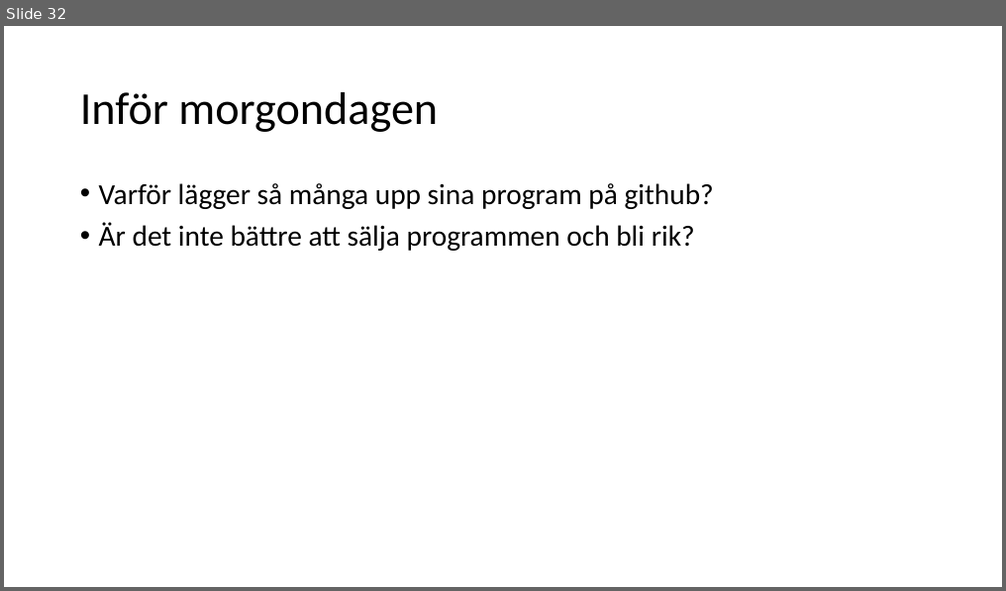
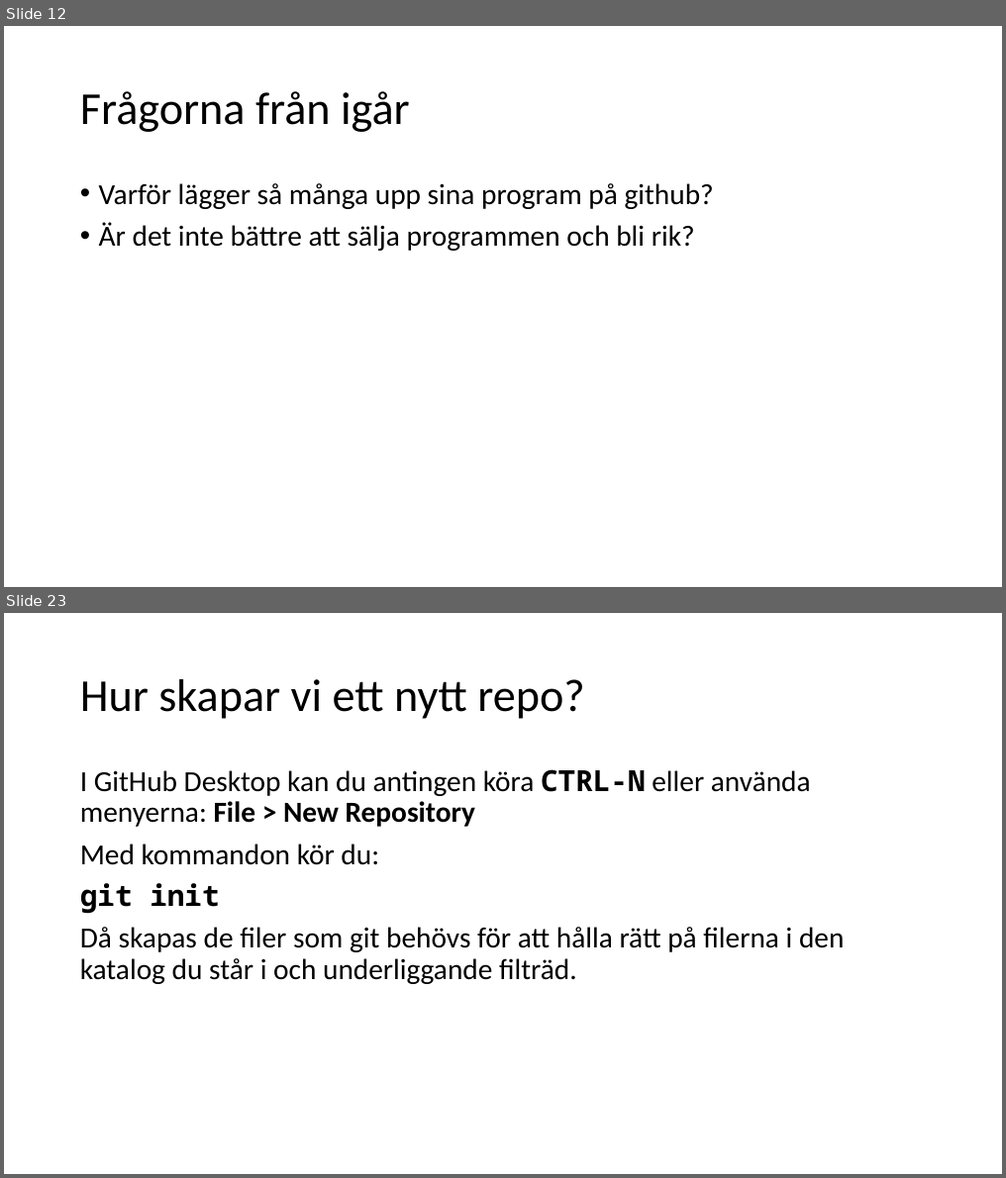
Before and after one commit to Rnqst/Lexicon-PRG122-gavle-2022, a slide deck: prg122 tisdag.odp. Shown one above the other, each under a label of ours: slide 32 before the commit, slides 12 and 23 after it; the slides between them are not shown. The pictures are 1006x591 and 1006x1178 pixels, drawn with LibreOffice and Linux fonts; fonts in the diff are those of the drawing. Boxes give left, top, right and bottom in pixels: in the first picture for what was removed or moved away, otherwise in the second. Text is boxed around its words. In the diff, an @@ line names an element or a change of style, - is before the commit and + after.

Commit message:
hemuppgifter och självstudier
de utlovade filerna för tisdag och onsdag

```diff
--- a/prg122 tisdag.odp
+++ b/prg122 tisdag.odp
@@ slide 23 added at [4, 613, 1002, 1174], background #FFFFFF @@
@@ title added at [80, 679, 584, 719], 44 pt, text #000000 @@
+Hur skapar vi ett nytt repo?
@@ text added at [80, 769, 844, 984], 28 pt, text #000000 @@
+I GitHub Desktop kan du antingen köra CTRL-N eller använda menyerna: File > New Repository
+Med kommandon kör du:
+git init
+Då skapas de filer som git behövs för att hålla rätt på filerna i den katalog du står i och underliggande filträd.
@@ what was slide 32 is now slide 12 @@
@@ slide 12 changed as well @@
@@ title at [80, 91, 410, 132]: text changed @@
-Inför morgondagen
+Frågorna från igår
```
Also in this commit, not shown: 9 other slides changed, 17 other slides added, 18 slides removed, 8 other files.
